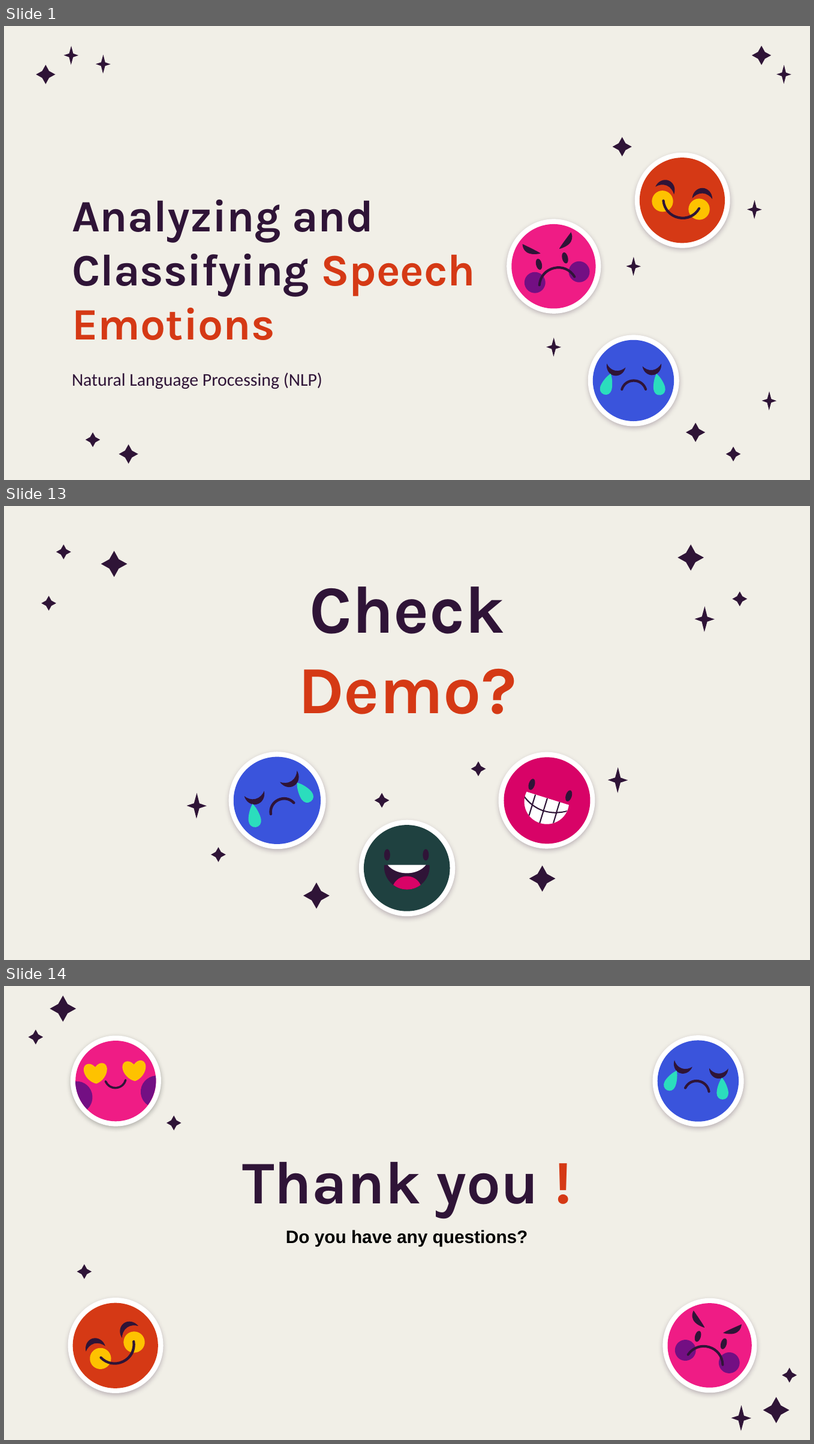
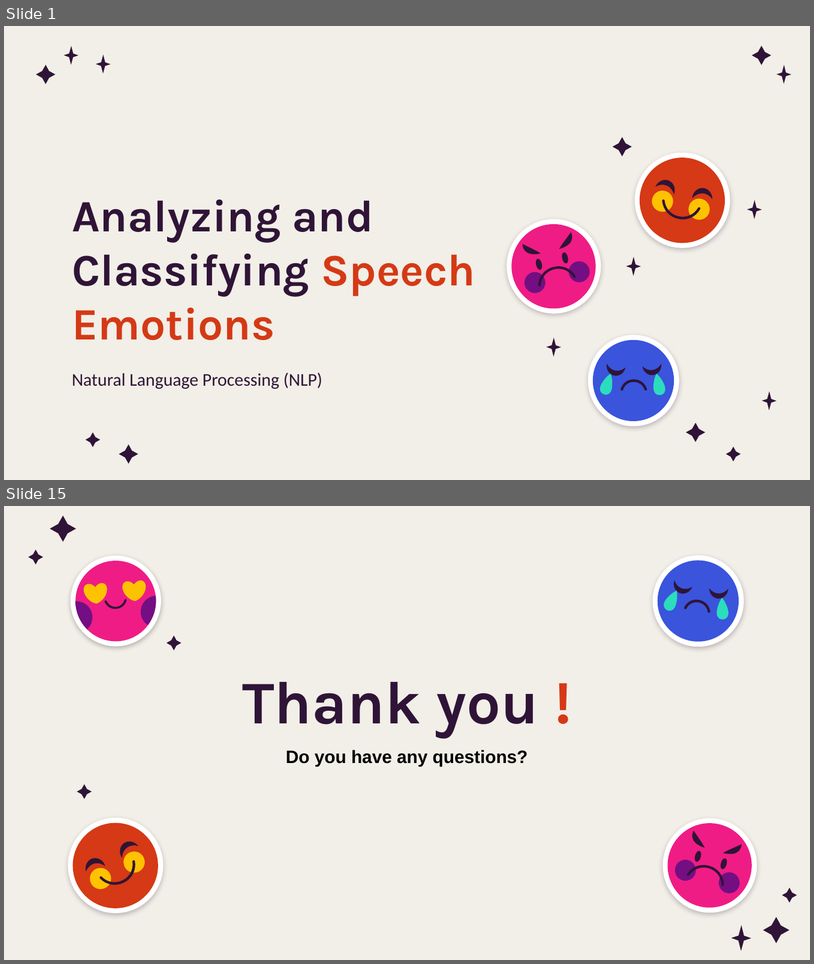
Before and after one commit to Dalia222/analyzing-speach-emotions, a slide deck: ppt.pptx. Shown one above the other, each under a label of ours: slides 1, 13 and 14 before the commit, slides 1 and 15 after it; the slides between them are not shown. The pictures are 814x1444 and 814x964 pixels, drawn with LibreOffice and Linux fonts; fonts in the diff are those of the drawing; background and template pictures are left out. Boxes give left, top, right and bottom in pixels: in the first picture for what was removed or moved away, otherwise in the second. Text is boxed around its words. In the diff, an @@ line names an element or a change of style, - is before the commit and + after.

```diff
--- a/ppt.pptx
+++ b/ppt.pptx
@@ slide 13 removed at bbox=[4, 506, 810, 960], background picture (left out) @@
@@ group removed at bbox=[41, 545, 747, 632]: 6 freeform shapes @@
@@ title removed at bbox=[298, 586, 516, 714] @@
-Check Demo?
@@ freeform shape removed at bbox=[471, 761, 485, 775] @@
@@ freeform shape removed at bbox=[608, 767, 628, 793] @@
@@ freeform shape removed at bbox=[187, 793, 207, 819] @@
@@ group removed at bbox=[219, 742, 335, 858]: 7 freeform shapes @@
@@ freeform shape removed at bbox=[375, 793, 389, 808] @@
@@ group removed at bbox=[500, 753, 594, 847]: 6 freeform shapes @@
@@ freeform shape removed at bbox=[211, 847, 226, 862] @@
@@ group removed at bbox=[363, 825, 451, 911]: 7 freeform shapes @@
@@ freeform shape removed at bbox=[530, 865, 555, 891] @@
@@ freeform shape removed at bbox=[303, 883, 329, 909] @@
@@ what was slide 14 is now slide 15 @@
```
Also in this commit, not shown: 5 slides changed, 8 slides added, 6 other slides removed, 1 other file.
